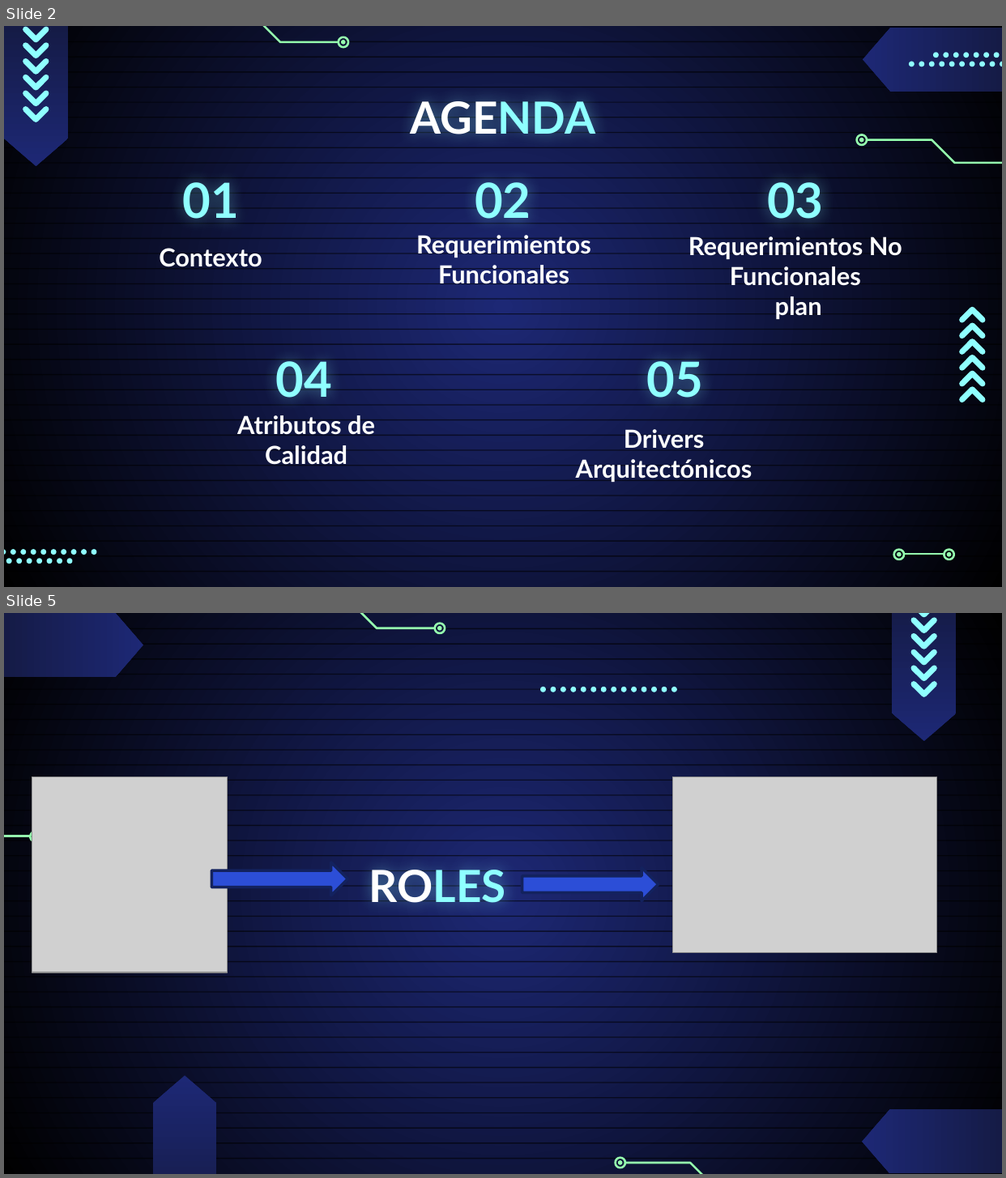
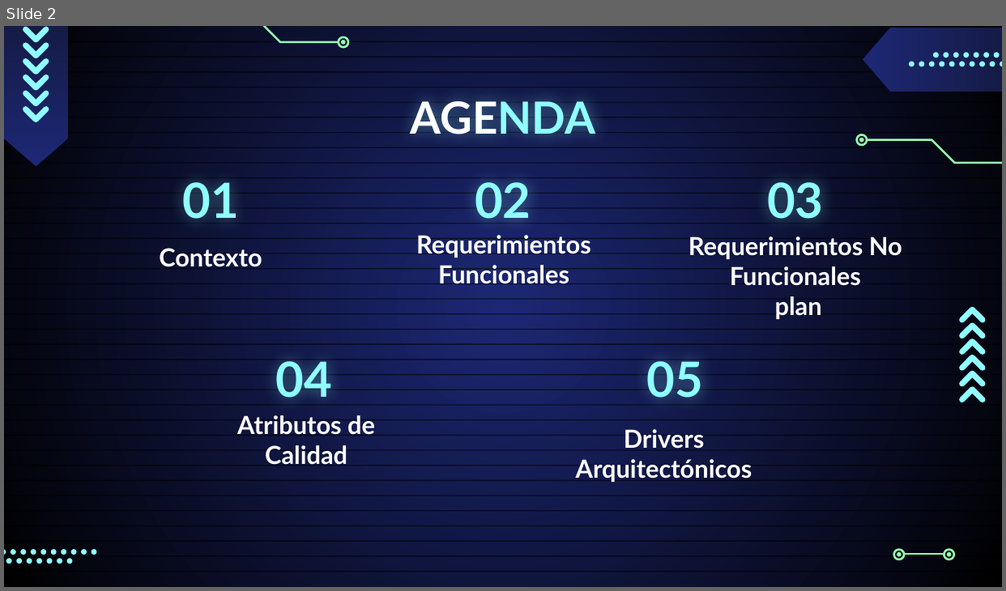
Before and after one commit to Jucer74/SoftwareArchitecture, a slide deck: Project/Context/CAMPUSCONNECT.Context.pptx. Shown one above the other, each under a label of ours: slides 2 and 5 before the commit, slide 2 after it; the slides between them are not shown. The pictures are 1006x1178 and 1006x591 pixels, drawn with LibreOffice and Linux fonts; fonts in the diff are those of the drawing; grey boxes stand for pictures. Boxes give left, top, right and bottom in pixels: in the first picture for what was removed or moved away, otherwise in the second. Text is boxed around its words. In the diff, an @@ line names an element or a change of style, - is before the commit and + after.

```diff
--- a/Project/Context/CAMPUSCONNECT.Context.pptx
+++ b/Project/Context/CAMPUSCONNECT.Context.pptx
@@ slide 5 removed at [4, 613, 1002, 1174], background gradient #1D2875 to #000000; not listed: 36 template elements that a slide beside it also shows @@
@@ flow chart offpage connector removed at [4, 613, 143, 677] @@
@@ freeform shape removed at [289, 613, 435, 628] @@
@@ freeform shape removed at [435, 623, 445, 633] @@
@@ freeform shape removed at [437, 626, 442, 631] @@
@@ group removed at [892, 613, 956, 741]: 6 freeform shapes, 1 flow chart offpage connector @@
@@ group removed at [540, 687, 678, 693]: 14 ellipses @@
@@ picture removed at [32, 777, 228, 973] @@
@@ picture removed at [672, 777, 937, 953] @@
@@ freeform shape removed at [4, 836, 29, 836] @@
@@ freeform shape removed at [30, 832, 41, 842] @@
@@ freeform shape removed at [33, 835, 38, 840] @@
@@ right arrow removed at [211, 862, 347, 896] @@
@@ title removed at [369, 870, 506, 903] @@
-ROLES
@@ right arrow removed at [522, 867, 658, 901] @@
@@ flow chart offpage connector removed at [153, 1076, 216, 1174] @@
@@ flow chart offpage connector removed at [863, 1110, 1002, 1174] @@
@@ freeform shape removed at [615, 1158, 624, 1168] @@
@@ freeform shape removed at [618, 1161, 623, 1166] @@
@@ freeform shape removed at [626, 1163, 771, 1174] @@
```
Also in this commit, not shown: 1 slide changed, 2 slides added, 2 other slides removed.
